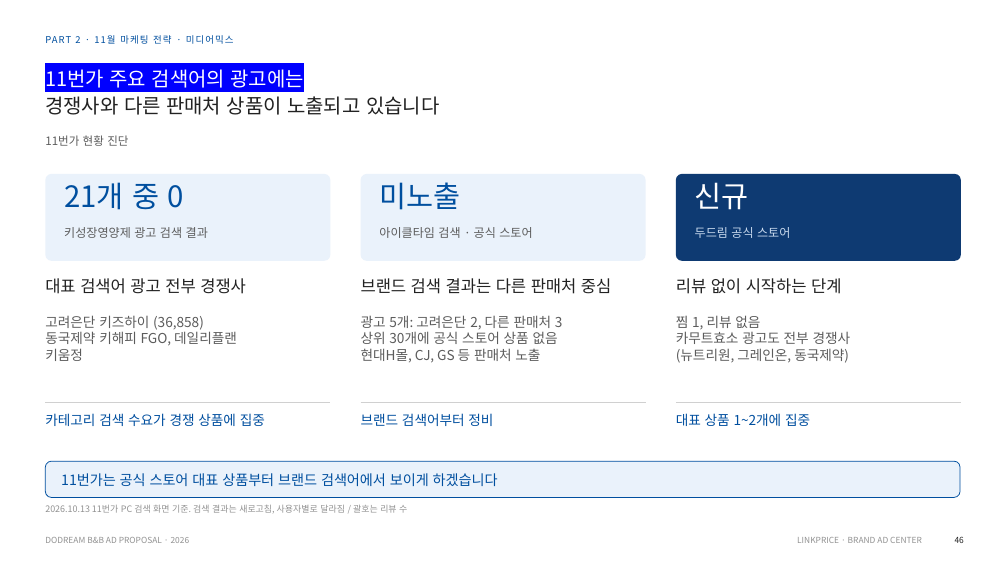
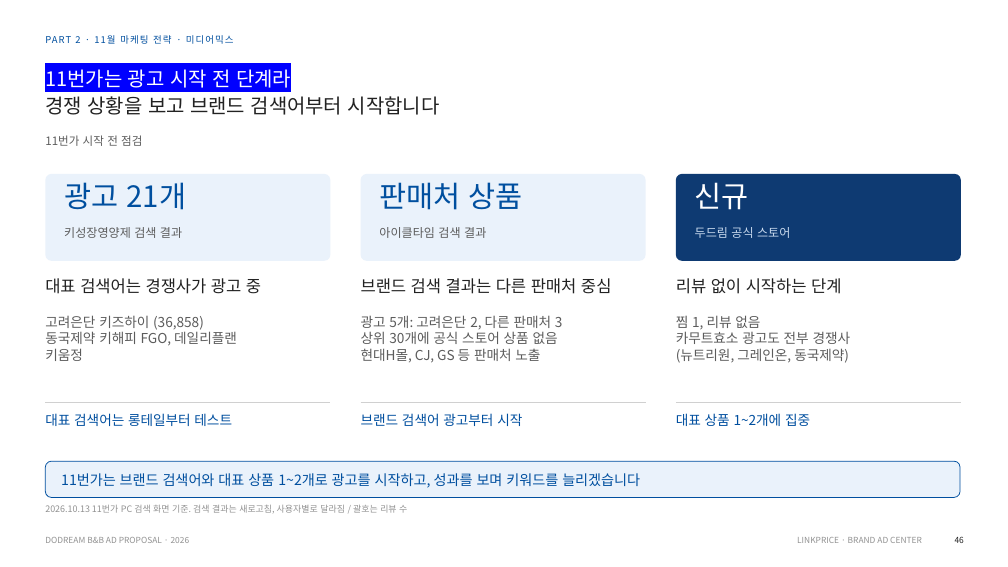
Before and after one commit to sonnet24/mypage, a slide deck: slide 12 of 쿠팡_오픈마켓_11월_261013_취합본.pptx. Drawn at 1008x567 pixels with LibreOffice and Linux fonts; fonts in the diff are those of the drawing. Boxes give left, top, right and bottom in pixels: in the first picture for what was removed or moved away, otherwise in the second. Text is boxed around its words. In the diff, an @@ line names an element or a change of style, - is before the commit and + after.

```diff
--- a/쿠팡_오픈마켓_11월_261013_취합본.pptx
+++ b/쿠팡_오픈마켓_11월_261013_취합본.pptx
@@ text at (45, 69, 440, 115): text changed @@
-11번가 주요 검색어의 광고에는
-경쟁사와 다른 판매처 상품이 노출되고 있습니다
+11번가는 광고 시작 전 단계라
+경쟁 상황을 보고 브랜드 검색어부터 시작합니다
@@ text at (45, 135, 142, 146): text changed @@
-11번가 현황 진단
+11번가 시작 전 점검
@@ text at (64, 182, 186, 210): text changed @@
-21개 중 0
+광고 21개
@@ text at (379, 182, 523, 210): text changed @@
-미노출
+판매처 상품
@@ text at (64, 227, 182, 238): text changed @@
-키성장영양제 광고 검색 결과
+키성장영양제 검색 결과
@@ text at (379, 227, 486, 238): text changed @@
-아이클타임 검색 · 공식 스토어
+아이클타임 검색 결과
@@ text at (45, 278, 261, 294): text changed @@
-대표 검색어 광고 전부 경쟁사
+대표 검색어는 경쟁사가 광고 중
@@ text at (45, 413, 232, 426): text changed @@
-카테고리 검색 수요가 경쟁 상품에 집중
+대표 검색어는 롱테일부터 테스트
@@ text at (361, 413, 522, 426): text changed @@
-브랜드 검색어부터 정비
+브랜드 검색어 광고부터 시작
@@ text at (61, 473, 640, 488): text changed @@
-11번가는 공식 스토어 대표 상품부터 브랜드 검색어에서 보이게 하겠습니다
+11번가는 브랜드 검색어와 대표 상품 1~2개로 광고를 시작하고, 성과를 보며 키워드를 늘리겠습니다
```
Also in this commit, not shown: 1 other slide changed.
